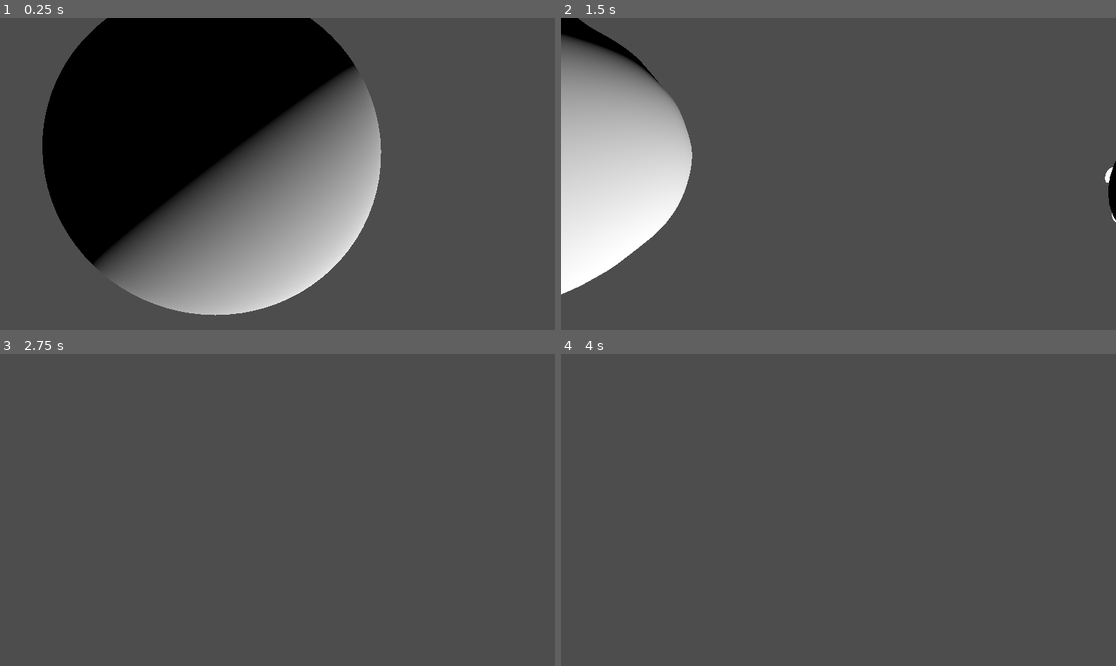
Above: before the commit, frames 1-4 (two rows, left to right).
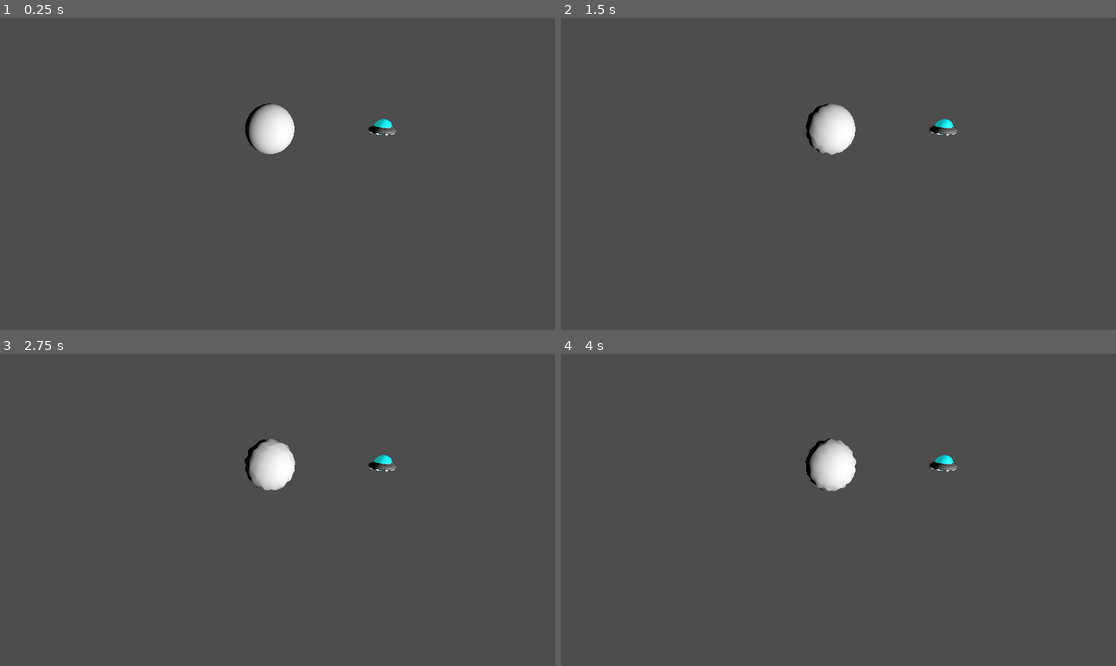
Above: after the commit, the same moments.

Repository: Routund/Earth_shakers
Game: Godot game, scene res://Scenes/test.tscn
The game is run twice, just before and just after one commit, with the same random seed, the same clock (stepped at 60 frames per second) and the same inputs.
Inputs:
- Up to frame 1 (0.25 s): no input
- Up to frame 2 (1.5 s): tap Enter (ui_accept) at 0.5 s; hold Right (right) 0.53-1.28 s; tap Space (jump) at 0.6, 0.77, 1.07, 1.35 s; hold S (down) from 1.28 s (still down)
- Up to frame 3 (2.75 s): tap Space (jump) at 1.52, 1.82, 2.1 s; release S (down) at 2.03 s; hold Right (right) from 2.03 s (still down)
- Up to frame 4 (4 s): release Right (right) at 2.78 s; hold Up (up) 2.78-3.53 s; tap Space (jump) at 2.85, 3.02, 3.32, 3.6, 3.77 s; hold A (left) from 3.53 s (still down)

The runs differ from the first frame. In frame 1, 43% of the frame differs, in the area x 7-72%, y 0-96%; in frame 2, 15%; in frame 3, 1.3%; in frame 4, 1.3%.

Commit message:
Made Gravity go towards planet

Diff:
--- a/Scenes/player.tscn
+++ b/Scenes/player.tscn
@@ -12,3 +12,6 @@
 shape = SubResource("SphereShape3D_pe1jp")
 
 [node name="Camera3D" type="Camera3D" parent="."]
+visible = false
+
+[node name="RayCast3D" type="RayCast3D" parent="."]
--- a/Scenes/test.tscn
+++ b/Scenes/test.tscn
@@ -41,6 +41,9 @@
 [node name="UFO" parent="." instance=ExtResource("4_luwtk")]
 transform = Transform3D(1, 0, 0, 0, 1, 0, 0, 0, 1, 9.00284, -4.76837e-07, 0.359719)
 
+[node name="Camera3D2" type="Camera3D" parent="."]
+transform = Transform3D(1, 0, 0, 0, 0.913269, 0.407358, 0, -0.407358, 0.913269, 0.623209, 3.4577, 16.6761)
+
 [node name="player" parent="." instance=ExtResource("4_n1flc")]
 transform = Transform3D(1, 0, 0, 0, -0.175813, 0.984424, 0, -0.984424, -0.175813, 0.623209, 3.4577, -0.33631)
 
@@ -49,3 +52,4 @@
 [node name="CollisionShape3D" type="CollisionShape3D" parent="StaticBody3D"]
 transform = Transform3D(1, 0, 0, 0, 0.990677, -0.136234, 0, 0.136234, 0.990677, 0, 0.0117832, -0.0666067)
 shape = SubResource("SphereShape3D_mgivc")
+disabled = true
--- a/Scripts/Gravity.gd
+++ b/Scripts/Gravity.gd
@@ -6,6 +6,9 @@
 const frequency : float = 15.0;
 const height : float = 0.1;
 const radius : float = 1.5;
+
+var impact_points = []
+var k = 0
 
 # Called when the node enters the scene tree for the first time.
 func _ready() -> void:
@@ -17,14 +20,13 @@
 	pass
 
 func gravitate(position : Vector3):
-	var gravity_magnitude = 1.0
-	var target_position : Vector3 = position -position.normalized() * gravity_magnitude
+	var gravity_magnitude = 100.0
+	var target_position : Vector3 = position - position.normalized() * gravity_magnitude
 	target_position = check_ground(target_position)
-	return target_position
+
+	return position - target_position
 
 func check_ground(place : Vector3) -> Vector3:
-	var impact_points : Array = $Planet.impact_points
-	var k : float = $Planet.k
 
 	var vec_normal : Vector3 = place.normalized()
 	var additive : float = 0
@@ -38,6 +40,7 @@
 	var place_dist = place.length()
 
 	if dist_from_center > place_dist:
+		print("Stopped %d" % k)
 		return vec_normal * (radius + additive)
 	else:
 		return place
--- a/Scripts/UvSphere.gd
+++ b/Scripts/UvSphere.gd
@@ -22,6 +22,8 @@
 func add_impact(impact_site : Vector3):
 	impact_site = impact_site.normalized()
 	impact_points.append([impact_site,k])
+	Gravity.impact_points = impact_points
+	Gravity.k = k
 	var impact_image = Image.create_empty(impact_points.size(),1,false,Image.FORMAT_RGBAF)
 	for i in range(len(impact_points)):
 		impact_image.set_pixel(i,0,Color(impact_points[i][0].x/2 + 0.5,impact_points[i][0].y/2 + 0.5,impact_points[i][0].z/2 + 0.5,impact_points[i][1]/1000))
--- a/player.gd
+++ b/player.gd
@@ -8,7 +8,9 @@
 func _physics_process(delta: float) -> void:
 	# Add the gravity.
 	if not is_on_floor():
-		velocity += get_gravity() * delta
+		var accel = -Gravity.gravitate(position)
+		velocity = accel * delta
+		$RayCast3D.target_position = accel * delta
 
 	# Handle jump.
 	if Input.is_action_just_pressed("ui_accept") and is_on_floor():
@@ -22,7 +24,7 @@
 		velocity.x = direction.x * SPEED
 		velocity.z = direction.z * SPEED
 	else:
-		velocity.x = move_toward(velocity.x, 0, SPEED)
-		velocity.z = move_toward(velocity.z, 0, SPEED)
+		velocity.x += move_toward(velocity.x, 0, SPEED)
+		velocity.z += move_toward(velocity.z, 0, SPEED)
 
 	move_and_slide()
Not shown: 1 places in Scenes/player.tscn that only renumber resources
Not shown: 1 places in Scenes/test.tscn that only renumber resources
